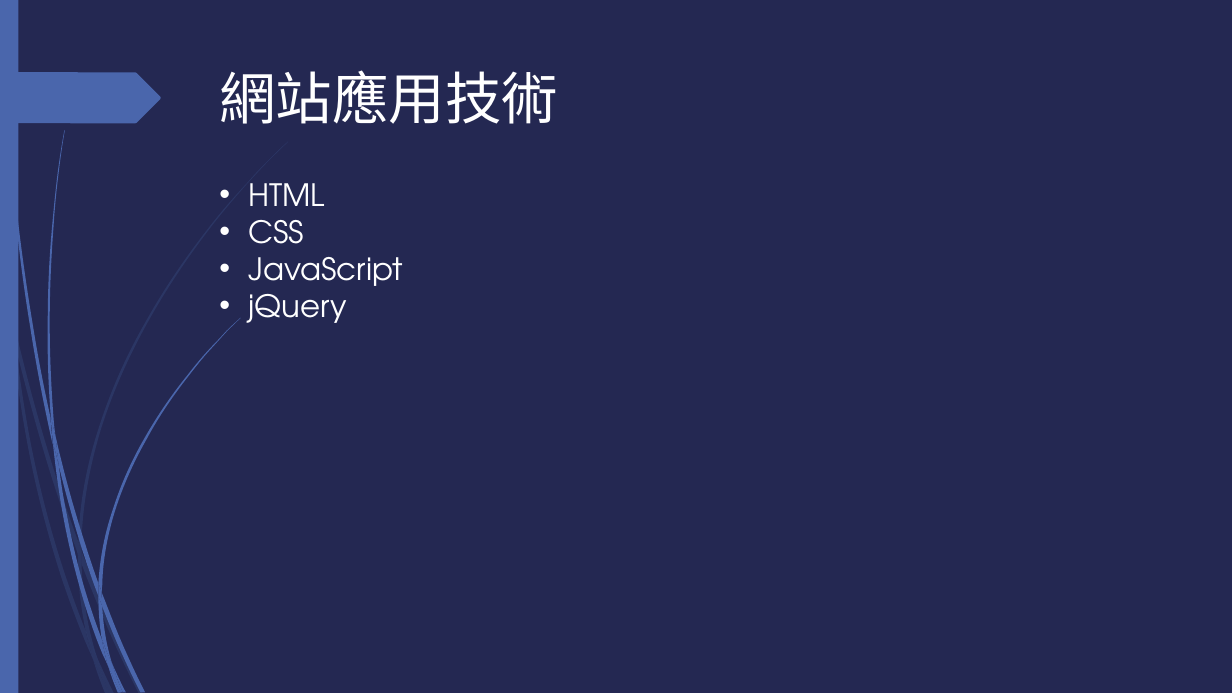
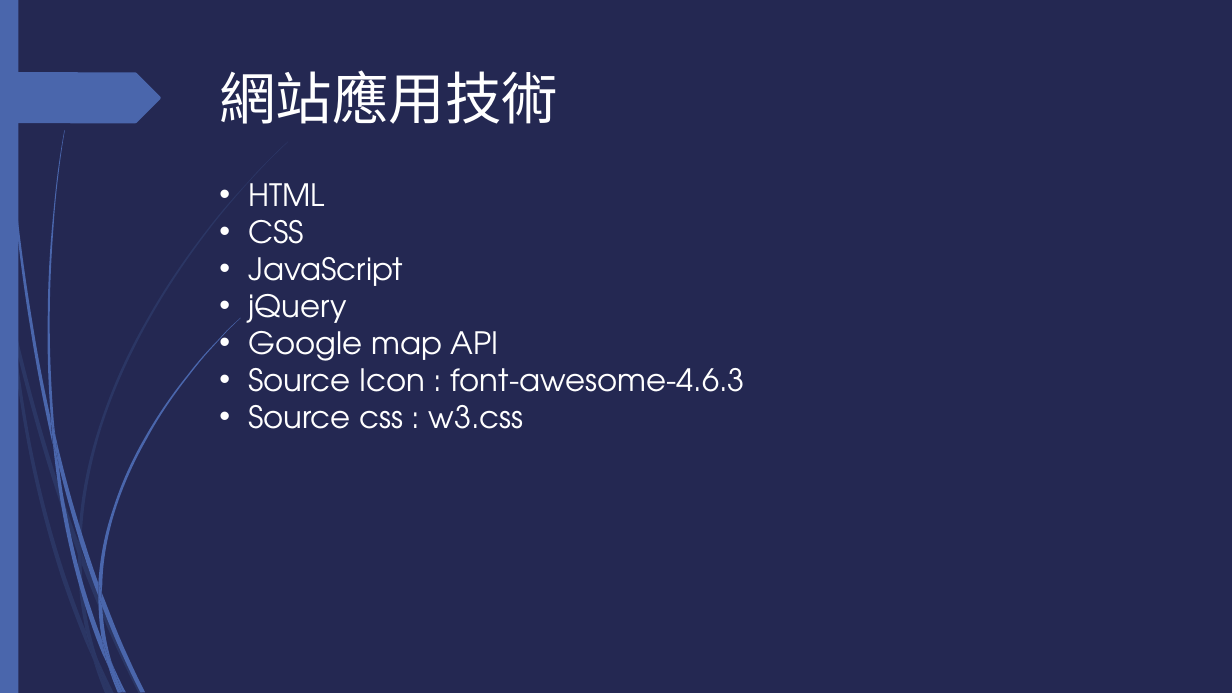
Before and after one commit to aaron850426/aaron850426.github.io, a slide deck: slide 11 of document.pptx. Drawn at 1232x693 pixels with LibreOffice and Linux fonts; fonts in the diff are those of the drawing. Boxes give left, top, right and bottom in pixels: in the first picture for what was removed or moved away, otherwise in the second. Text is boxed around its words. In the diff, an @@ line names an element or a change of style, - is before the commit and + after.

```diff
--- a/document.pptx
+++ b/document.pptx
@@ text at bbox=[248, 322, 745, 429]: paragraphs added @@
+• Google map API
+• Source Icon : font-awesome-4.6.3
+• Source css : w3.css
```
Also in this commit, not shown: 1 other slide changed, 1 other file.
